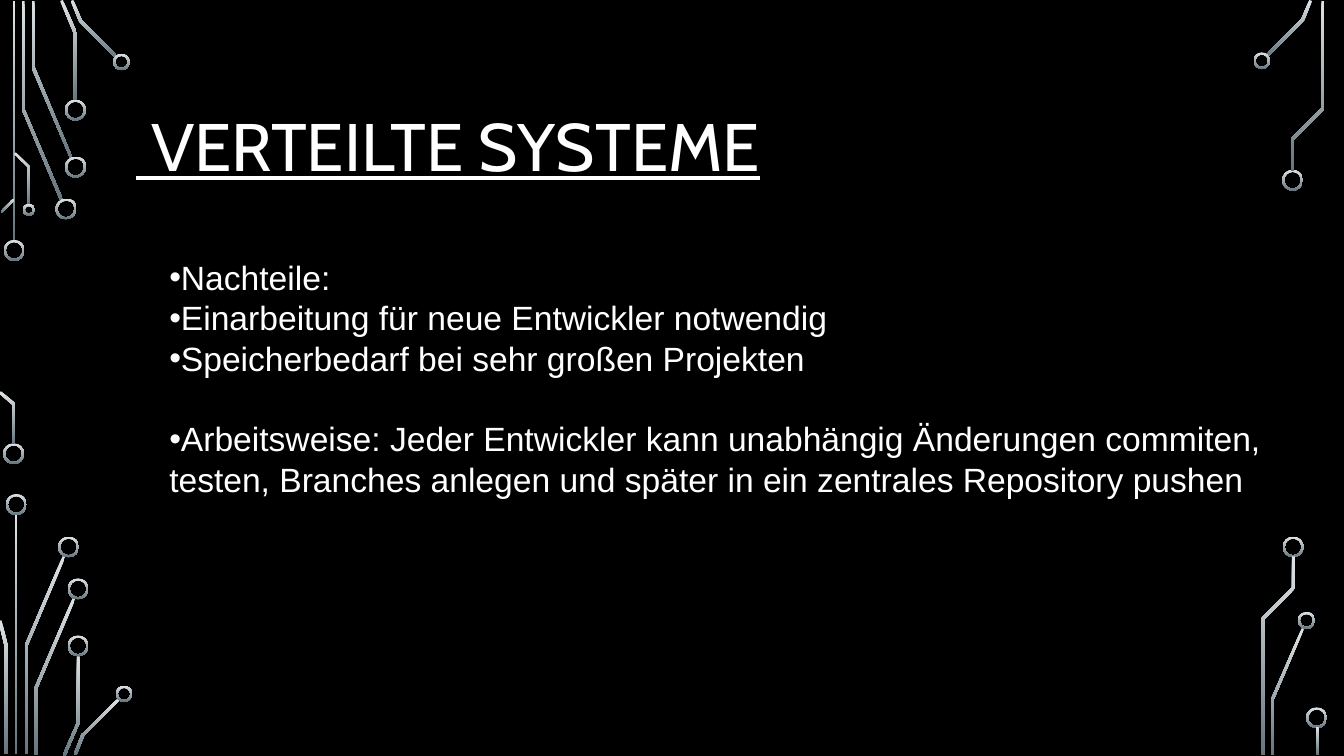
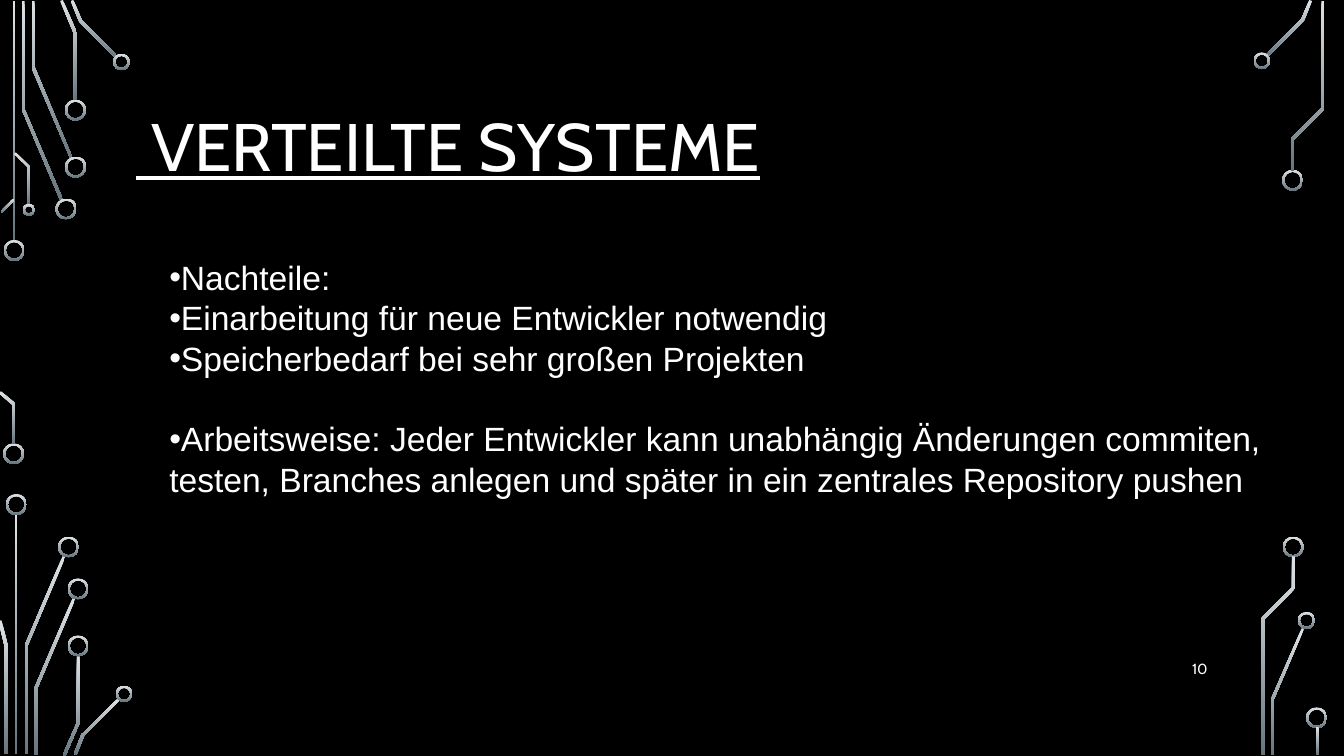
Before and after one commit to Igelkaempfer/Versionsverwaltungssystem-Poster, a slide deck: slide 10 of Versionskontrollsysteme im Softwareengineering (1).pptx (slide 9 before the commit). Drawn at 1344x756 pixels with LibreOffice and Linux fonts; fonts in the diff are those of the drawing; background and template pictures are left out. Boxes give left, top, right and bottom in pixels: in the first picture for what was removed or moved away, otherwise in the second. Text is boxed around its words. In the diff, an @@ line names an element or a change of style, - is before the commit and + after.

```diff
--- a/Versionskontrollsysteme im Softwareengineering (1).pptx
+++ b/Versionskontrollsysteme im Softwareengineering (1).pptx
@@ page number added at [1192,663,1208,674], 10.5 pt, text #FFFFFF @@
+10
```
Also in this commit, not shown: 17 other slides changed, 9 slides added, 2 slides removed.
